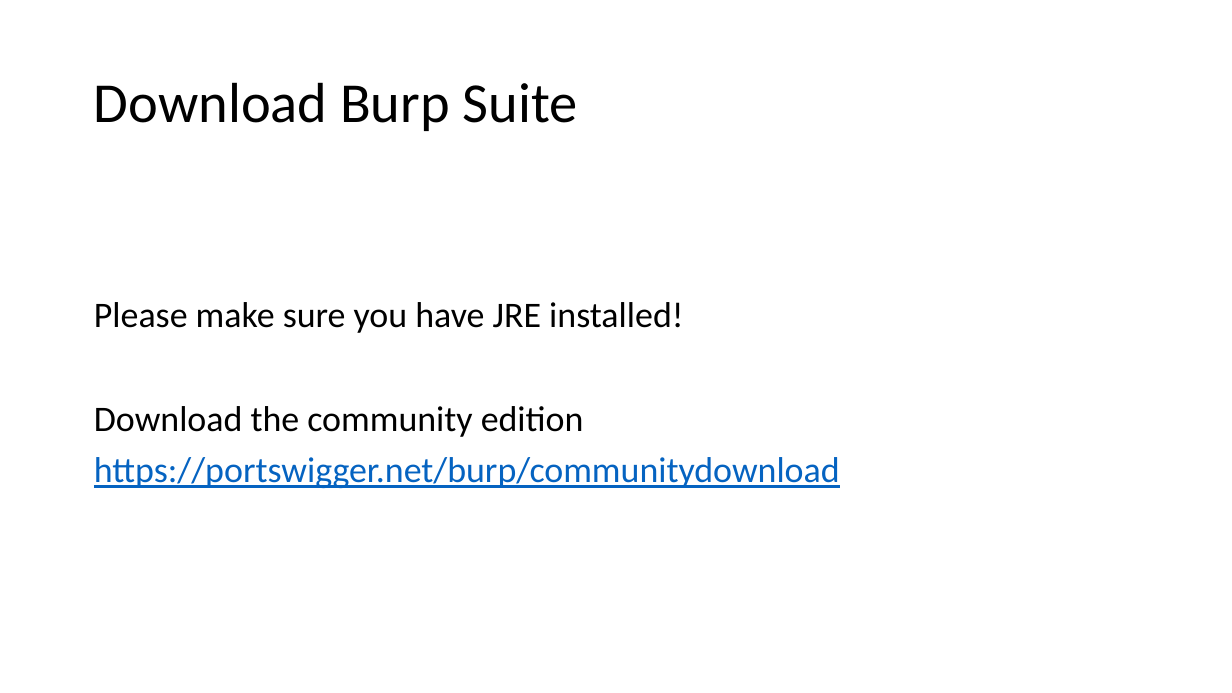
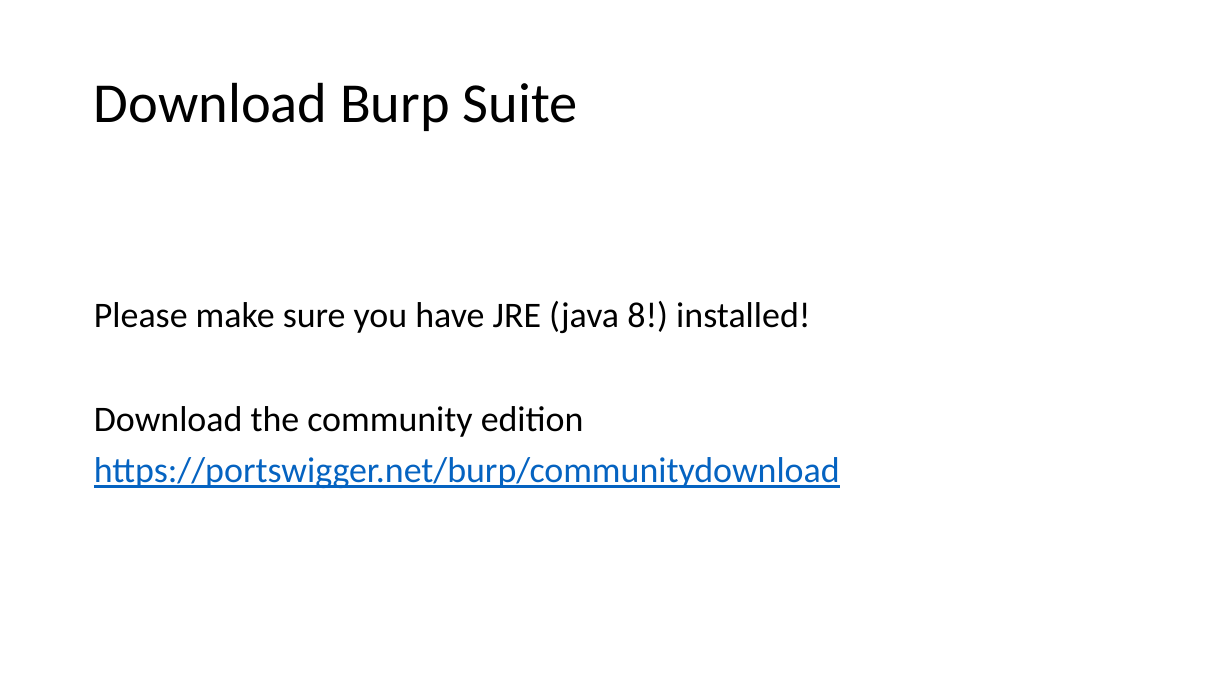
Before and after one commit to b0bbybaldi/OWASP-Bay-Area, a slide deck: slide 4 of Preparation-Bay-Area-Workshop.pptx. Drawn at 1232x693 pixels with LibreOffice and Linux fonts; fonts in the diff are those of the drawing. Boxes give left, top, right and bottom in pixels: in the first picture for what was removed or moved away, otherwise in the second. Text is boxed around its words. In the diff, an @@ line names an element or a change of style, - is before the commit and + after.

```diff
--- a/Preparation-Bay-Area-Workshop.pptx
+++ b/Preparation-Bay-Area-Workshop.pptx
@@ text at (x1=94, y1=301, x2=810, y2=333): text changed @@
-Please make sure you have JRE installed!
+Please make sure you have JRE (java 8!) installed!
```
Also in this commit, not shown: 2 other slides changed, 1 slide added.
